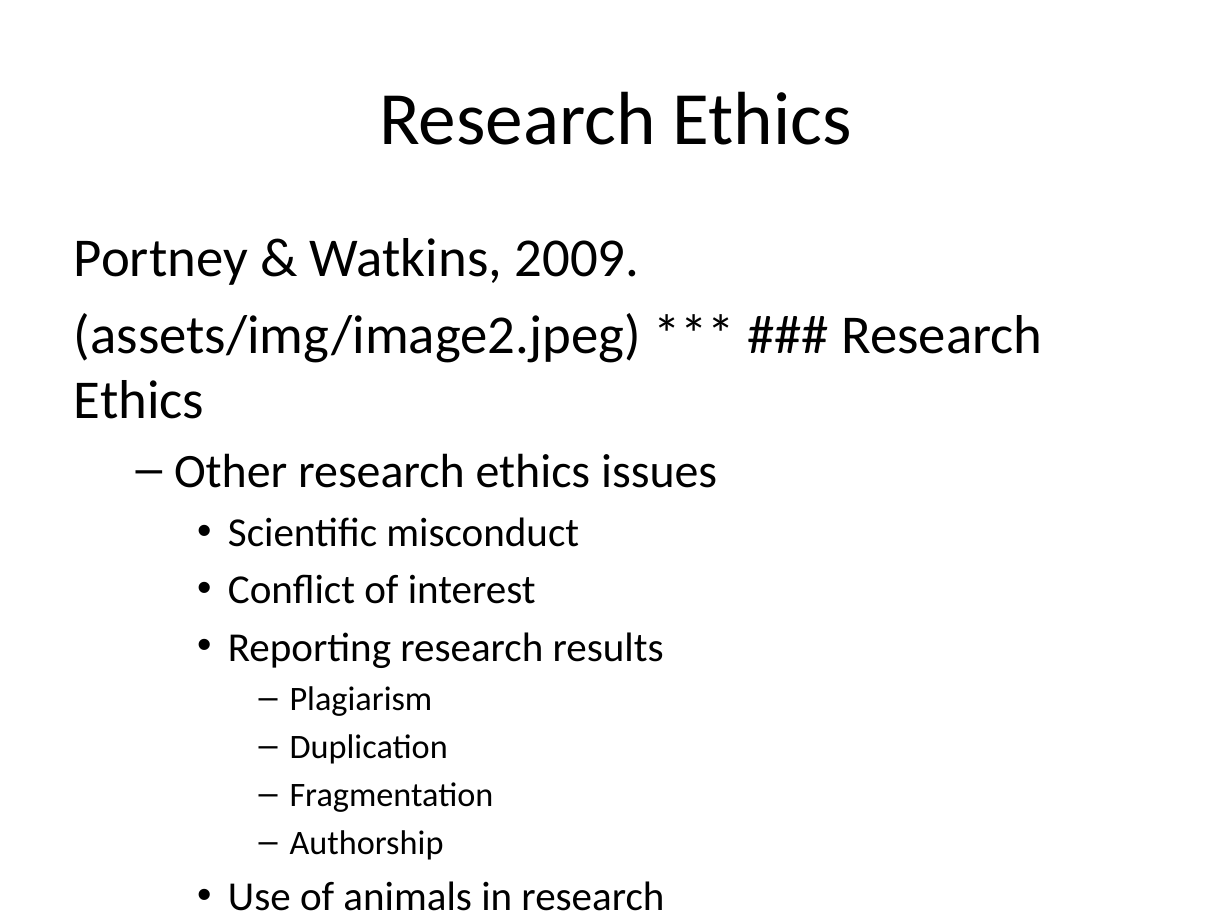
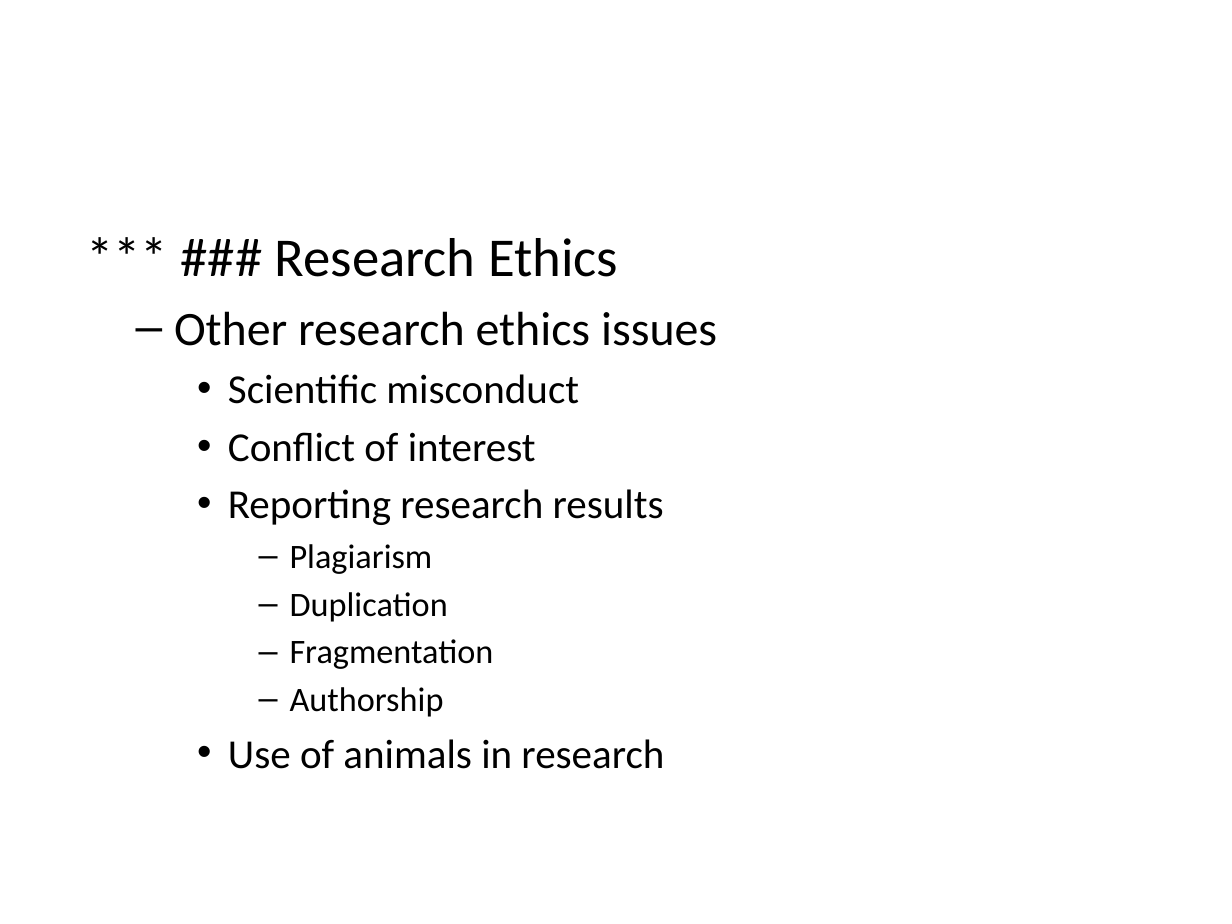
Before and after one commit to classes-medb/5510, a slide deck: slide 27 of src/video-02-planning.pptx (slide 23 before the commit). Drawn at 1232x924 pixels with LibreOffice and Linux fonts; fonts in the diff are those of the drawing. Boxes give left, top, right and bottom in pixels: in the first picture for what was removed or moved away, otherwise in the second. Text is boxed around its words. In the diff, an @@ line names an element or a change of style, - is before the commit and + after.

Commit message:
Added images to video-02

```diff
--- a/src/video-02-planning.pptx
+++ b/src/video-02-planning.pptx
@@ title removed at [379, 91, 852, 145] @@
-Research Ethics
@@ text at [275, 238, 618, 277]: text changed @@
-Portney & Watkins, 2009.
-(assets/img/image2.jpeg) *** ### Research Ethics
+*** ### Research Ethics
```
Also in this commit, not shown: 4 other slides changed, 4 slides added, 1 other file.
